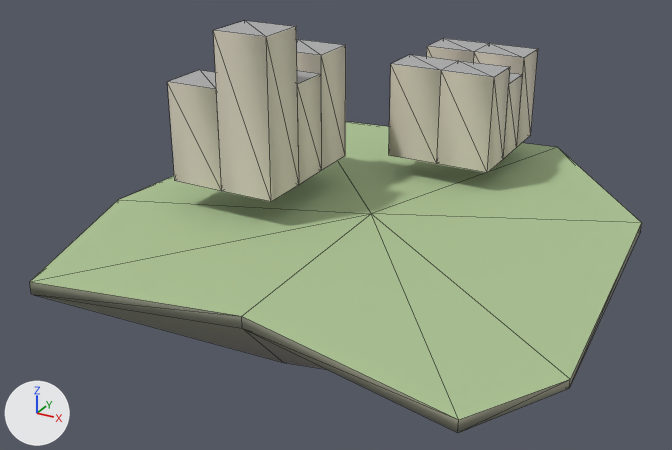
Two versions of the glTF model godot_project/remake/sky/islands/SKY-089.lod2.glb, one commit apart.
One viewpoint serves both versions: a 50 mm camera at (66.3, -135.3, 63.6) aimed at (-5.6, -4.6, -1.7). The lights are fixed; the arrows at lower left show +X, +Y and +Z. The picture after the commit comes second. Mesh edges are drawn as thin lines.

In view in the first picture: 'buildings', 'deck', 'rock'.
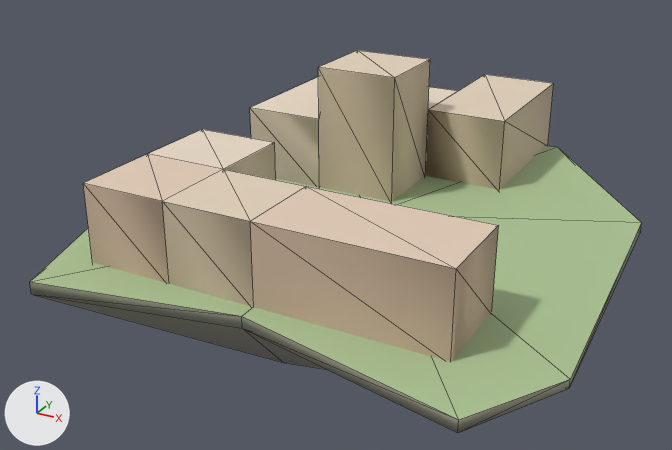
The change, as JSON lines over the scene's bpy script:
```json
{"op": "add", "block": "me_warren_hull", "code": ["me_warren_hull = bpy.data.meshes.new('warren_hull')", "me_warren_hull.from_pydata(...)  # 45 vertices, 80 faces; spans x -30.0..30.0, y -39.0..51.0, z -0.5..22.8", "me_warren_hull.materials.append(mat_sky_lod_bldg)"]}
{"op": "remove", "block": "ob_buildings", "code": ["ob_buildings = bpy.data.objects.new('buildings', me_buildings)", "ob_buildings.location = (0.0, 0.0, 0.0)"]}
{"op": "add", "block": "ob_warren_hull", "code": ["ob_warren_hull = bpy.data.objects.new('warren_hull', me_warren_hull)", "ob_warren_hull.location = (0.0, 0.0, 0.0)"]}
```

Location of each change, (x1, y1, x2, y2) in pixels of the pictures (672 x 450 px):
```json
{"object": "warren_hull", "change": "added", "after": [83, 50, 554, 362], "on screen": "beige"}
{"object": "buildings", "change": "deleted", "before": [167, 21, 538, 202]}
```
